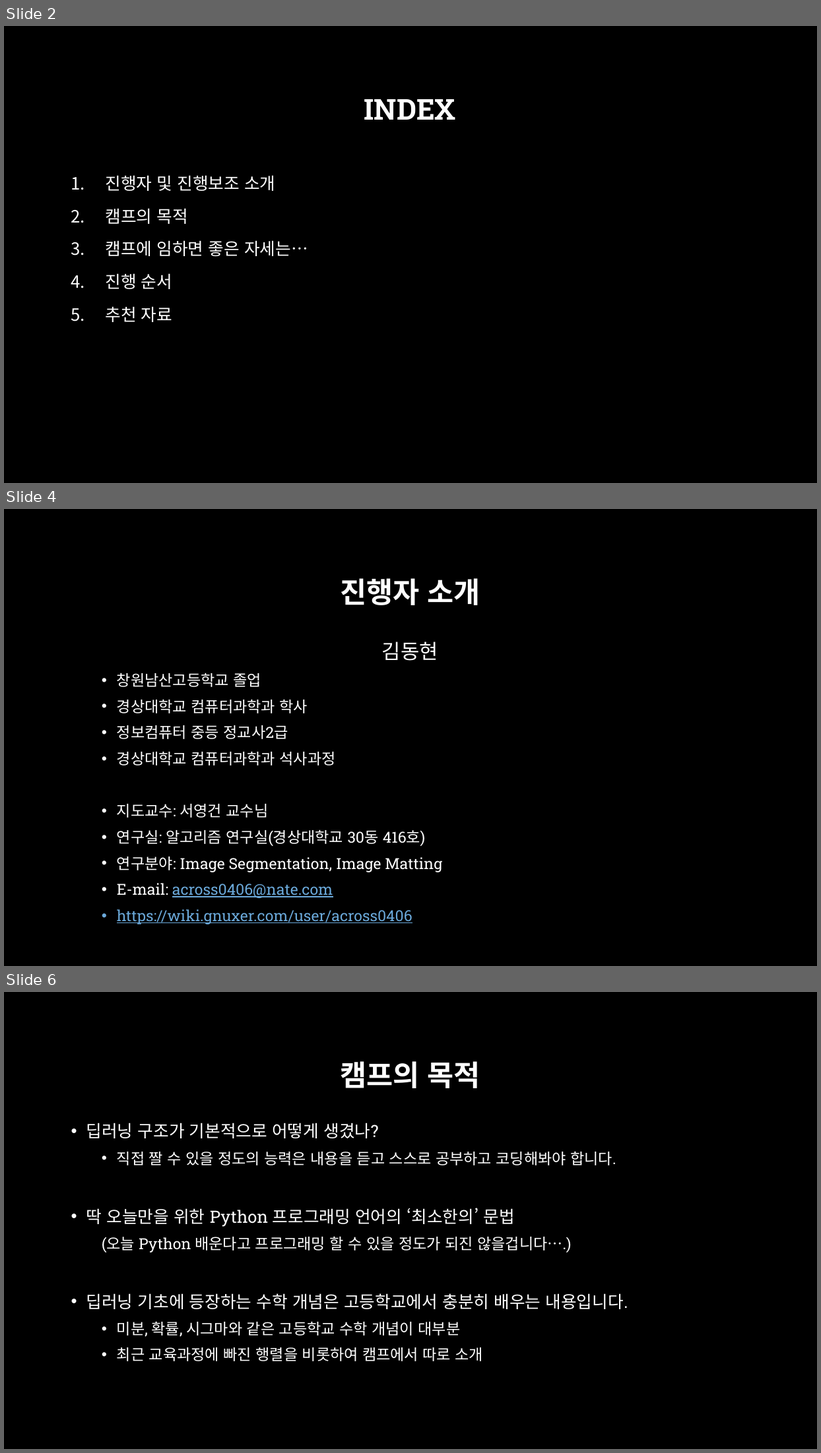
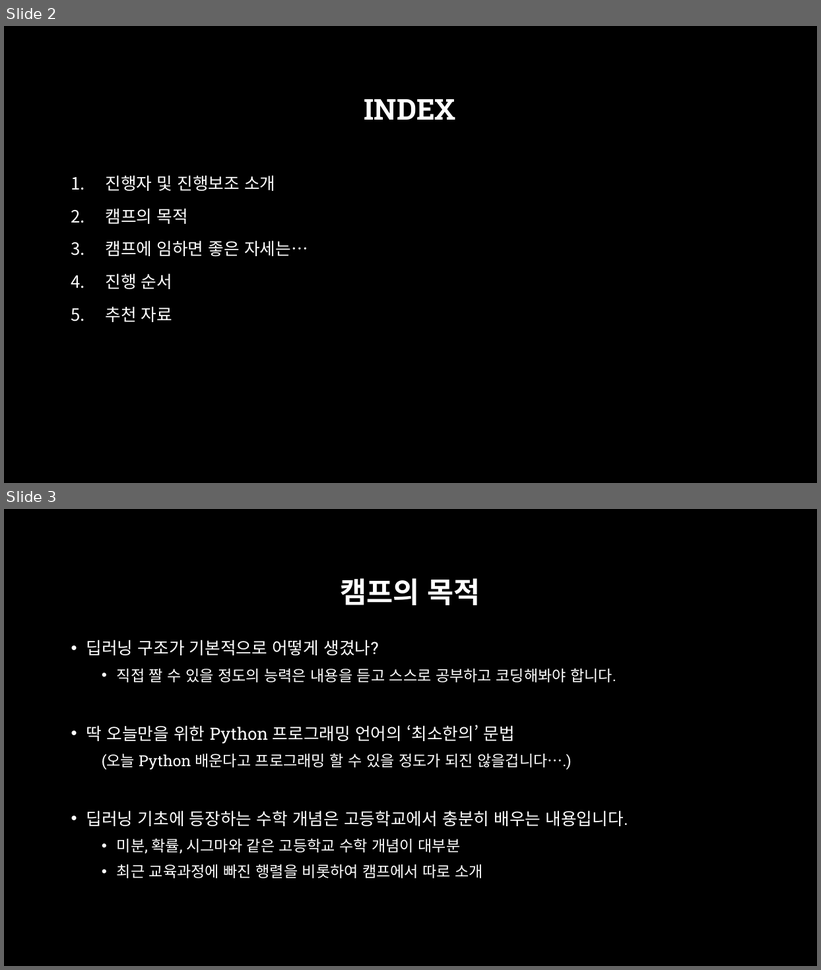
Before and after one commit to across0406/2017-GNU-Science-Camp-of-Computer-Science, a slide deck: ppt/GNU CS 과학캠프.pptx. Shown one above the other, each under a label of ours: slides 2, 4 and 6 before the commit, slides 2 and 3 after it; the slides between them are not shown. The pictures are 821x1453 and 821x970 pixels, drawn with LibreOffice and Linux fonts; fonts in the diff are those of the drawing; background and template pictures are left out. Boxes give left, top, right and bottom in pixels: in the first picture for what was removed or moved away, otherwise in the second. Text is boxed around its words. In the diff, an @@ line names an element or a change of style, - is before the commit and + after.

```diff
--- a/ppt/GNU CS 과학캠프.pptx
+++ b/ppt/GNU CS 과학캠프.pptx
@@ slide 4 removed at <box>4,509,817,966</box>, background picture (left out) @@
@@ title removed at <box>340,578,481,605</box> @@
-진행자 소개
@@ text removed at <box>117,642,442,925</box> @@
-김동현
-  • 창원남산고등학교 졸업
-  • 경상대학교 컴퓨터과학과 학사
-  • 정보컴퓨터 중등 정교사2급
-  • 경상대학교 컴퓨터과학과 석사과정
-  • 지도교수: 서영건 교수님
-  • 연구실: 알고리즘 연구실(경상대학교 30동 416호)
-  • 연구분야: Image Segmentation, Image Matting
-  • E-mail: across0406@nate.com
-  • https://wiki.gnuxer.com/user/across0406
@@ what was slide 6 is now slide 3 @@
```
Also in this commit, not shown: 1 slide changed, 2 other slides removed, 20 other files.
